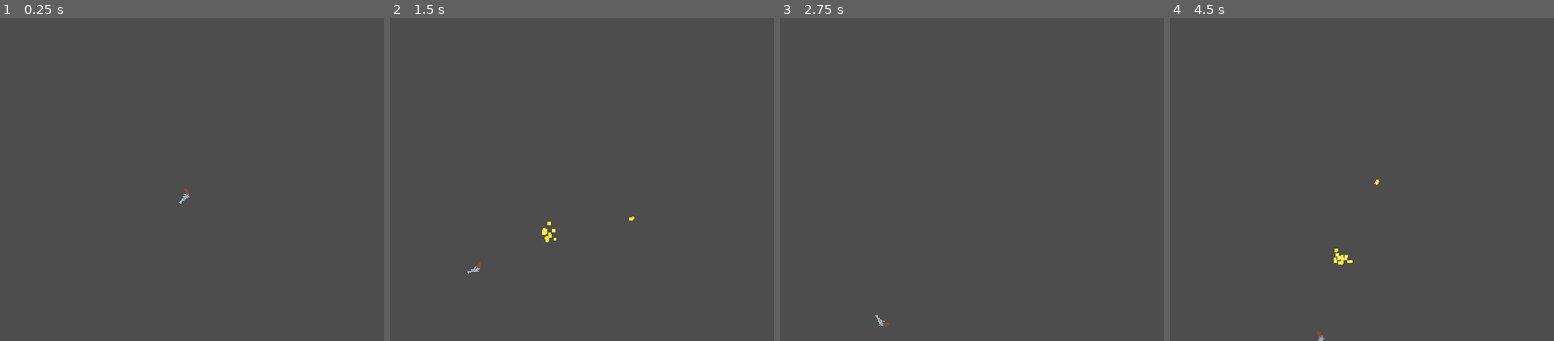
Above: before the commit, frames 1-4 (left to right).
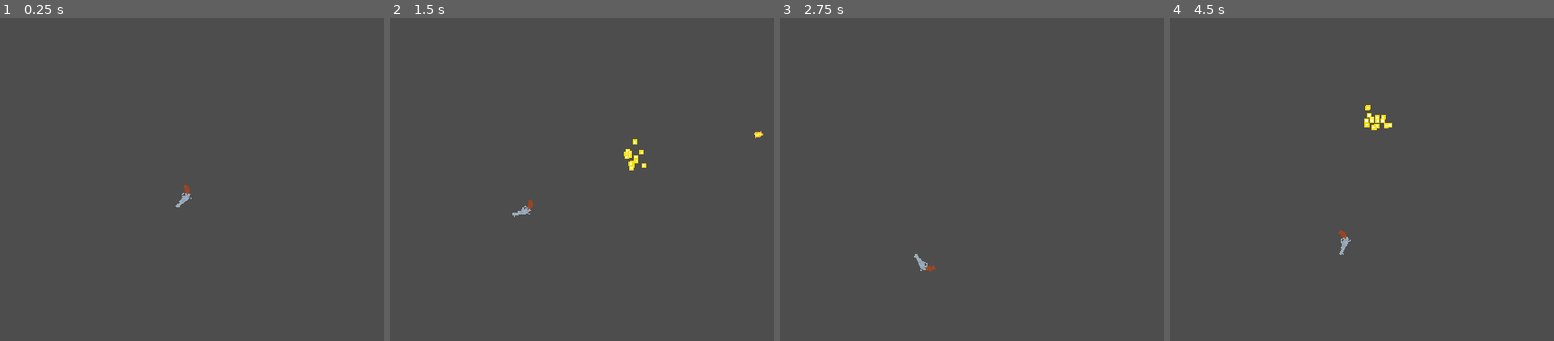
Above: after the commit, the same moments.

Repository: VI6IX/gunning-jump
Game: Godot game, scene res://scenes/main.tscn
The game is run twice, just before and just after one commit, with the same random seed, the same clock (stepped at 60 frames per second) and the same inputs.
Inputs:
- Up to frame 1 (0.25 s): no input
- Up to frame 2 (1.5 s): tap Space (shoot) at 0.6, 1.35 s
- Up to frame 3 (2.75 s): tap Space (shoot) at 2.1 s
- Up to frame 4 (4.5 s): tap Space (shoot) at 2.85, 3.6, 4.35 s

The runs differ from the first frame. In frame 1, less than 0.1% of the frame differs, in the area x 45-50%, y 51-59%; in frame 2, 0.5%; in frame 3, 0.1%; in frame 4, 0.5%, in the area x 38-58%, y 26-100%.

Commit message:
refactor: tweak camera follow values

Diff:
--- a/scenes/camera/camera_2d.gd
+++ b/scenes/camera/camera_2d.gd
@@ -6,4 +6,4 @@
 
 func _on_position_refresh_rate_timeout() -> void:
 	var tween = create_tween()
-	tween.tween_property(self, "global_position", player.global_position, 0.5)
+	tween.tween_property(self, "global_position", player.global_position, 0.1)
--- a/scenes/camera/camera_2d.tscn
+++ b/scenes/camera/camera_2d.tscn
@@ -3,10 +3,11 @@
 [ext_resource type="Script" uid="uid://cw0kc8448ew6d" path="res://scenes/camera/camera_2d.gd" id="1_n5sbo"]
 
 [node name="Camera2D" type="Camera2D" unique_id=109566839]
+zoom = Vector2(1.5, 1.5)
 script = ExtResource("1_n5sbo")
 
 [node name="PositionRefreshRate" type="Timer" parent="." unique_id=2096469772]
-wait_time = 0.009999999999999998
+wait_time = 0.1
 autostart = true
 
 [connection signal="timeout" from="PositionRefreshRate" to="." method="_on_position_refresh_rate_timeout"]
